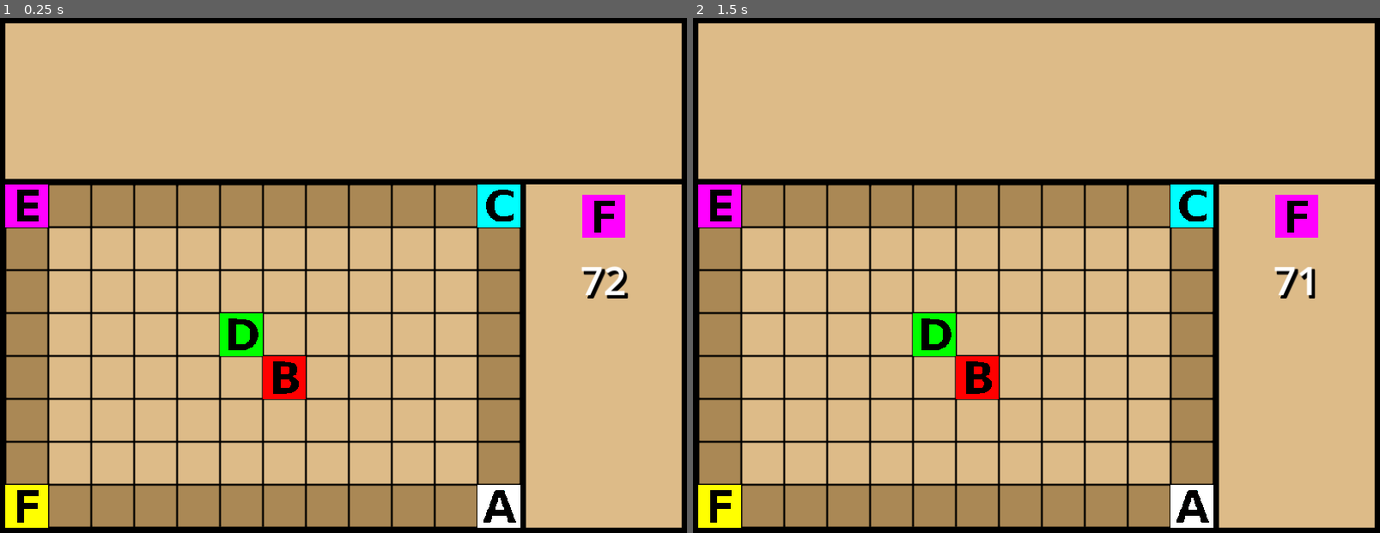
Above: before the commit, frames 1-2 (left to right).
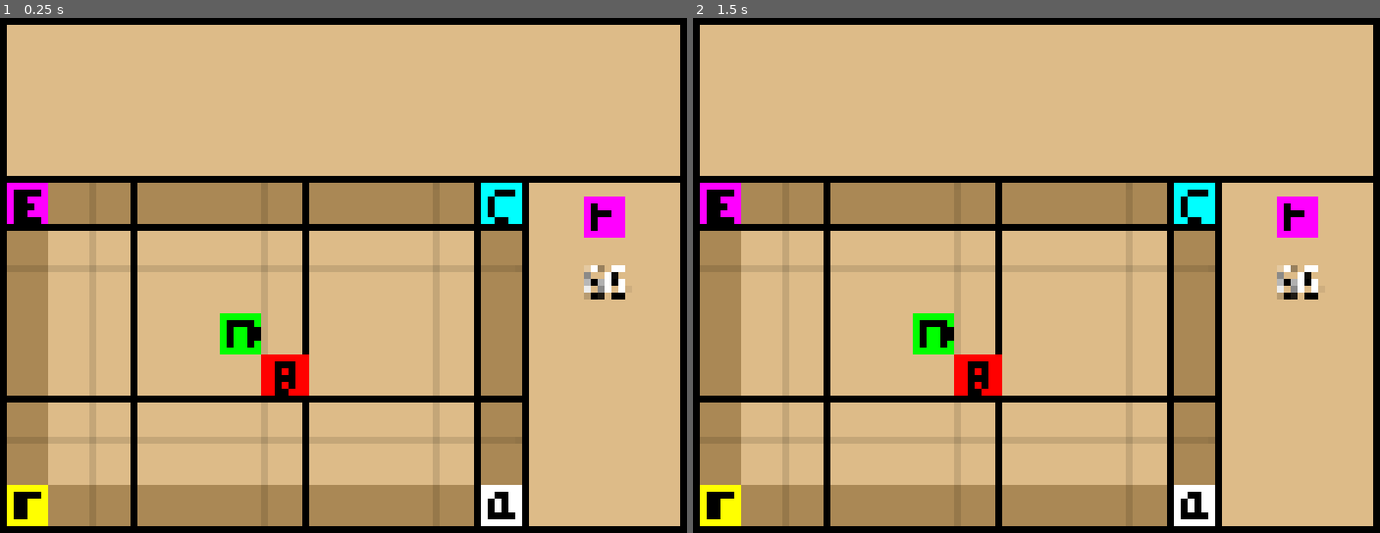
Above: after the commit, the same moments.

Repository: Infini-Creation/Ishid-O-Matic_Reborn
Game: Godot game, scene res://Scenes/game.tscn
The game is run twice, just before and just after one commit, with the same random seed, the same clock (stepped at 60 frames per second) and the same inputs.
Inputs (mouse positions are in pixels of both pictures, inside the frame that each line leads up to):
- Up to frame 1 (0.25 s): no input
- Up to frame 2 (1.5 s): tap Enter at 0.5 s; move the mouse to (1187, 249) at 0.52 s; click (1187, 249) at 0.6 s; tap Space at 1.25 s; move the mouse to (899, 301) at 1.27 s; click (899, 301) at 1.35 s

The runs differ from the first frame. In frame 1, 12% of the frame differs, in the area x 0-100%, y 1-99%; in frame 2, 12%.

Commit message:
late commit (as usual !)
- lot's for changes and fixes
- main game logic
- check for legit move
- next tile display
- use more signals
- replace some hard coded values
- change print statements to debug with a control flag
- and add highlight move feature base code

Diff:
--- a/project/Scripts/grid.gd
+++ b/project/Scripts/grid.gd
@@ -9,6 +9,7 @@
 @export var tile_colors : int
 @export var tile_shapes : int
 @export var player_name : String
+@export var debug_enabled : bool
 
 var avail_tile_shapes = [
 	preload("res://Scenes/tileA.tscn"),
@@ -19,9 +20,16 @@
 	preload("res://Scenes/tileF.tscn")
 ]
 
+# last maybe not used at all
+enum HIGHLIGHT_MODE { HIGHLIGHT_NONE, FIRST_AVAIL_MOVE, ALL_AVAIL_MOVE, RANDOM_MOVE, HIGHER_SCORE_MOVE }
+var highlighted_cells : Array = []
+
 signal deck_initialized
 signal tile_picked
 signal preview_tile
+signal tile_placed
+signal game_end
+signal user_quit
 
 var avail_tile_colors = { "color1" : Color(221,0,221,1), "color2" : Color(0,204,204,1), "color3" : Color(221,0,0,1), "color4" : Color(17,85,255,1), "color5" : Color(0,170,0,1), "color6" : Color(238,170,0,1)}
 
@@ -29,14 +37,23 @@
 var game_board : Array = []
 var deck : Array = []
 var next_tile : Node2D = null
-
-var game_end : bool = false
+var tile_score : int = 0
+var avail_move : int = -1
+
+# to remove soon
+#var game_end : bool = false
 var quit : bool = false
 
+var TilesScore = [1, 2, 4, 8]
 var FourWaysBonus = [25, 50, 100, 200, 400, 600, 800, 1000, 5000, 10000, 25000, 50000]
+var FourWaysCount = 0
+var player1Score = 0
+var player2Score = 0
 
 func _ready():
-	randomize()
+	OS.set_low_processor_usage_mode(true)
+	randomize() #~no longer needed
+
 	game_board = make_2d_array()
 
 	load_highscores()
@@ -49,35 +66,53 @@
 	#	check_move_avail (false => gameover)
 	#	update_score
 
-	if (!game_end and !quit):
-		preview_next_tile(next_tile)
+	# with game_over signal => remove this check
+	if (!quit): #!game_end and
+		if (next_tile == null):
+			next_tile = preview_next_tile()
+			debug("tile="+str(next_tile))
+
+		if (next_tile == null):
+			# game over, win
+			print("no more tile: you WIN !!!")
+
+		#WARNING, MUST be done once no for all iteration of _process func
+		if (avail_move == -1):
+			avail_move = check_available_move(HIGHLIGHT_MODE.HIGHLIGHT_NONE)
+			debug("_process: AM="+str(avail_move))
+			if (avail_move == 0):
+				debug("_process: no more move available, GAME OVER")
+				game_end.emit(false)
+				quit = true #~just temp to exit main loop doing nothing
+
 		var mpos : Vector2 = get_mouse_grid_position()
 		##bad always work without delay/doing nothing when no click issued !
 
-		if (check_position_ok(mpos)):
-			print("position ok, proceed nt="+str(next_tile))
-			if (next_tile == null):
-
-				# update deck & next tile display ONLY when tile is actually put on the board
-				print("pick next tile")
-				next_tile = pick_next_tile()
-				print("tile="+str(next_tile))
-			else:
-				print("tile still not played: "+str(next_tile))
-
-			if (next_tile != null):
-				print ("tile ok, check")
+		if (next_tile != null):
+			# check useless, to remove
+			#debug ("tile ok, check")
+
+			if (check_position_ok(mpos)):
+				debug("position ok, proceed nt="+str(next_tile))
 
 				# here loop: while tile not put on board, stay here
 				if check_adjacent_tiles(next_tile, mpos) == true:
 					add_tile(mpos, next_tile)
-					update_score()
+					pick_next_tile()
 					next_tile = null
+					avail_move = -1
+					#useless update_score()
+
 				else:
-					print ("Tile cannot be put in that cell, keep it in hand")
-			else:
-				print("No more tile")
-				game_end = true
+					##~gameover case TC
+					debug("_process: invalid move")
+					#game_end.emit(false)
+		else:
+			#will be done before, to move there
+			debug("No more tile")
+			#game_end = true
+			game_end.emit(true)
+			quit = true #~just temp to exit main loop doing nothing
 
 
 func make_2d_array():
@@ -114,9 +149,9 @@
 	var mpos = Vector2(-1,-1)
 
 	if Input.is_action_just_pressed("ui_touch"):
-		print ("MouseGblPos:" + str(mouseGblPos) + "  MouseGridPos:" + str(mouseGridPos))
+		debug("MouseGblPos:" + str(mouseGblPos) + "  MouseGridPos:" + str(mouseGridPos))
 		if is_in_grid(mouseGridPos):
-			print ("uitp-> In grid:" + str(mouseGridPos))
+			debug("uitp-> In grid:" + str(mouseGridPos))
 			mpos = mouseGridPos
 			return mpos
 
@@ -127,19 +162,17 @@
 	var tile : Node2D
 
 	for shape in avail_tile_shapes:
+		# there are two of the same tiles in the deck, range (1,3) to loop twice
 		for i in range(1,3):
 			for color in avail_tile_colors:
 				tile = shape.instantiate()
 				tile.modulate = avail_tile_colors[color]
 				tile.color = color
-
-				#if (!starting_deck.has()):
-
 				deck.append(tile)
 
 	#print("Decktmp("+str(deck.size())+")=["+str(deck)+"]")
 	deck.shuffle()
-	print("ID DecktmpS("+str(deck.size())+")=["+str(deck)+"]")
+	debug("ID DecktmpS("+str(deck.size())+")=["+str(deck)+"]")
 	deck_initialized.emit(deck.size())
 
 
@@ -154,67 +187,98 @@
 	var iteration_needed : int = 0
 
 	# TODO hardcoded values here to replace
-	while (shape_picked.size() < 6 and color_picked.size() < 6):
+	while (shape_picked.size() < tile_shapes and color_picked.size() < tile_colors):
 
 		current_tile = deck[deck_index]
 		##deck_index += 1
 
 		iteration_needed += 1
 
-		print("next tile (di="+str(deck_index)+") c=" + current_tile.color + " s=" + current_tile.shape)
-		print("colors picked="+str(color_picked))
-		print("shapes picked="+str(shape_picked))
+		debug("next tile (di="+str(deck_index)+") c=" + current_tile.color + " s=" + current_tile.shape)
+		debug("colors picked="+str(color_picked))
+		debug("shapes picked="+str(shape_picked))
 
 		if (color_picked.has(current_tile.color)):
-			print("color : " + current_tile.color + " have already been picked, rejected")
+			debug("color : " + current_tile.color + " have already been picked, rejected")
 			select_this_tile = false
 		if (shape_picked.has(current_tile.shape)):
-			print("shape : " + current_tile.shape + " have already been picked, rejected")
+			debug("shape : " + current_tile.shape + " have already been picked, rejected")
 			select_this_tile = false
 
-		print("tile selected="+str(select_this_tile))
+		debug("tile selected="+str(select_this_tile))
 
 		if (select_this_tile == true):
-			print("tile["+str(current_tile)+"] added to unique tiles set")
+			debug("tile["+str(current_tile)+"] added to unique tiles set")
 			unique_tiles_set.append(current_tile)
 
 			deck.remove_at(deck_index)
 			color_picked[current_tile.color] = 1
 			shape_picked[current_tile.shape] = 1
 		else:
-			print("tile["+str(current_tile)+"] NOT added to unique tiles set (di="+str(deck_index)+")")
+			debug("tile["+str(current_tile)+"] NOT added to unique tiles set (di="+str(deck_index)+")")
 
 			deck_index += 1
 			current_tile = null
 			select_this_tile = true
 
-	print("Iterations needed=" + str(iteration_needed))
-	print("IB BB=["+str(base_board)+"]")
+	debug("Iterations needed=" + str(iteration_needed))
+	debug("IB BB=["+str(base_board)+"]")
 
 	#TODO: beware if initial game_board does not contains all tiles or more (game variant)
 	for filled_cell in base_board:
 		game_board[filled_cell.x][filled_cell.y] = unique_tiles_set[tileIndex]
 		tileIndex += 1
 		game_board[filled_cell.x][filled_cell.y].position = grid_to_pixel(filled_cell.x, filled_cell.y)
-		print("put tile on:" + str(filled_cell))
+		debug("put tile on:" + str(filled_cell))
 		add_child(game_board[filled_cell.x][filled_cell.y])
 
-	print("IB GB=" + str(game_board))
+	debug("IB GB=" + str(game_board))
+	deck_initialized.emit(deck.size())
 
 
 func check_position_ok(grid_position : Vector2) -> bool:
+	#var there_is_a_move : bool = false
 	#1. check cell is free
 	#2. check tile follow the rules
 	if (grid_position == Vector2(-1,-1)):
 		##print("invalid cell")
 		return false
 	if game_board[grid_position.x][grid_position.y] == null:
-		print("Cell["+str(grid_position)+"]:"+str(game_board[grid_position.x][grid_position.y]))
+		debug("CPOk: Cell["+str(grid_position)+"]:"+str(game_board[grid_position.x][grid_position.y]))
 		return true
+		#print ("check_position_ok: no more move available")
+		#game_end.emit(false)
+		#return false
 	else:
-		print("Cell["+str(grid_position)+"] is occupied")
+		debug("Cell["+str(grid_position)+"] is occupied")
 
 	return false
+
+
+func check_available_move(highlight_mode : HIGHLIGHT_MODE) -> int:
+	var avail_move : int = 0
+
+	for column in range(0, board_width):
+		for row in range(0, board_height):
+			debug("CAM: check cell ["+str(column)+","+str(row)+"]")
+			if (game_board[column][row] != null):
+				debug("CAM: cell is already occupied, skip")
+			elif check_adjacent_tiles(next_tile, Vector2(column, row)) == true:
+				debug("CAM: Move found["+str(column)+","+str(row)+"]")
+				if (highlight_mode == HIGHLIGHT_MODE.FIRST_AVAIL_MOVE):
+					avail_move = 1
+				elif (highlight_mode == HIGHLIGHT_MODE.ALL_AVAIL_MOVE or highlight_mode == HIGHLIGHT_MODE.RANDOM_MOVE):
+					highlighted_cells.append(Vector2(column, row))
+				elif (highlight_mode == HIGHLIGHT_MODE.HIGHLIGHT_NONE):
+					avail_move += 1
+
+	if (highlight_mode == HIGHLIGHT_MODE.RANDOM_MOVE):
+		pass #pick one item from array
+
+	if (highlight_mode != HIGHLIGHT_MODE.HIGHLIGHT_NONE):
+		pass # actually lit the selected tiles
+
+	return avail_move
 
 
 func pick_next_tile() -> Node2D:
@@ -222,33 +286,39 @@
 
 	if (deck.size() > 0):
 		tile = deck.pop_front()
-		print("PiNT: (ds="+str(deck.size())+")  Tile=["+str(tile)+"]")
+		debug("PiNT: (ds="+str(deck.size())+")  Tile=["+str(tile)+"]")
 		tile_picked.emit()
 
 	return tile
 
 
 func add_tile(grid_position : Vector2, tile : Node2D) -> void:
-	print("AT: addtile called: pos=["+str(grid_position)+"] t=["+str(tile)+"]")
+	debug("AT: addtile called: pos=["+str(grid_position)+"] t=["+str(tile)+"]")
 	tile.position = grid_to_pixel(grid_position.x, grid_position.y)
 	game_board[grid_position.x][grid_position.y] = tile
 	add_child(tile)
-
-
+	update_score(tile_score)
+
+
+#replace : bool => int (score) 0 or -1 as previous false
 func check_adjacent_tiles(tile : Node2D, grid_position : Vector2) -> bool:
 
 	# 2D array where second level hold same color (idx 0) and same shape (idx 1) properties
 	var adjacent_tiles : Array = [ [null,null], [null,null], [null,null], [null,null] ]
 	var adjacent_index : int = 0
+	var allowed_move : bool = false
+
+	if (tile == null or grid_position == null):
+		return false
 
 	if grid_position.x > 0 and game_board[grid_position.x-1][grid_position.y] != null:
 
 		if game_board[grid_position.x-1][grid_position.y].shape == tile.shape:
-			print("tile in x-1,y pos has same shape")
+			debug("tile in x-1,y pos has same shape")
 
 		adjacent_tiles[adjacent_index][0] = game_board[grid_position.x-1][grid_position.y].shape == tile.shape
 		if game_board[grid_position.x-1][grid_position.y].color == tile.color:
-			print("tile in x-1,y pos has same color")
+			debug("tile in x-1,y pos has same color")
 
 		adjacent_tiles[adjacent_index][1] = game_board[grid_position.x-1][grid_position.y].color == tile.color
 		adjacent_index += 1
@@ -256,11 +326,11 @@
 	if grid_position.x < 11 and game_board[grid_position.x+1][grid_position.y] != null:
 
 		if game_board[grid_position.x+1][grid_position.y].shape == tile.shape:
-			print("tile in x+1,y pos has same shape")
+			debug("tile in x+1,y pos has same shape")
 
 		adjacent_tiles[adjacent_index][0] = game_board[grid_position.x+1][grid_position.y].shape == tile.shape
 		if game_board[grid_position.x+1][grid_position.y].color == tile.color:
-			print("tile in x+1,y pos has same color")
+			debug("tile in x+1,y pos has same color")
 
 		adjacent_tiles[adjacent_index][1] = game_board[grid_position.x+1][grid_position.y].color == tile.color
 		adjacent_index += 1
@@ -268,11 +338,11 @@
 	if grid_position.y > 0 and game_board[grid_position.x][grid_position.y-1] != null:
 
 		if game_board[grid_position.x][grid_position.y-1].shape == tile.shape:
-			print("tile in x,y-1 pos has same shape")
+			debug("tile in x,y-1 pos has same shape")
 
 		adjacent_tiles[adjacent_index][0] = game_board[grid_position.x][grid_position.y-1].shape == tile.shape
 		if game_board[grid_position.x][grid_position.y-1].color == tile.color:
-			print("tile in x,y-1 pos has same color")
+			debug("tile in x,y-1 pos has same color")
 
 		adjacent_tiles[adjacent_index][1] = game_board[grid_position.x][grid_position.y-1].color == tile.color
 		adjacent_index += 1
@@ -280,70 +350,96 @@
 	if grid_position.y < 7 and game_board[grid_position.x][grid_position.y+1] != null:
 
 		if game_board[grid_position.x][grid_position.y+1].shape == tile.shape:
-			print("tile in x,y+1 pos has same shape")
+			debug("tile in x,y+1 pos has same shape")
 
 		adjacent_tiles[adjacent_index][0] = game_board[grid_position.x][grid_position.y+1].shape == tile.shape
 		if game_board[grid_position.x][grid_position.y+1].color == tile.color:
-			print("tile in x,y+1 pos has same color")
+			debug("tile in x,y+1 pos has same color")
 
 		adjacent_tiles[adjacent_index][1] = game_board[grid_position.x][grid_position.y+1].color == tile.color
 		adjacent_index += 1
 
-	print ("CAT: adji="+str(adjacent_index)+" adjt="+str(adjacent_tiles))
-
+	debug("CAT: adji="+str(adjacent_index)+" adjt="+str(adjacent_tiles))
+
+	# need a way to return nb adj tiles too
+	# => replace bool by adjcent tiles, no need to use signal for this
+	# 0 = false = no move
 	match adjacent_index:
 		0:
-			print("no neighbor case => FALSE")
+			debug("no neighbor case => FALSE")
 			return false
 		1:
-			print("one neighbor case:")
-			return (adjacent_tiles[0][0] or adjacent_tiles[0][1])
+			debug("one neighbor case")
+			allowed_move = adjacent_tiles[0][0] or adjacent_tiles[0][1]
+			if allowed_move == true:
+				tile_placed.emit(1)
+				return true
 		2:
-			print("two neighbors case:")
-			return (adjacent_tiles[0][0] and adjacent_tiles[1][1]) or (adjacent_tiles[0][1] and adjacent_tiles[1][0])
+			debug("two neighbors case")
+			allowed_move = (adjacent_tiles[0][0] and adjacent_tiles[1][1]) or (adjacent_tiles[0][1] and adjacent_tiles[1][0])
+			if allowed_move == true:
+				tile_placed.emit(2)
+				return true
 		3:
-			print("three neighbors case:")
-			return ((adjacent_tiles[0][0] and adjacent_tiles[1][1] and adjacent_tiles[2][1]) or
+			debug("three neighbors case")
+			allowed_move = ((adjacent_tiles[0][0] and adjacent_tiles[1][1] and adjacent_tiles[2][1]) or
 					(adjacent_tiles[1][0] and adjacent_tiles[0][1] and adjacent_tiles[2][1]) or
 					(adjacent_tiles[2][0] and adjacent_tiles[0][1] and adjacent_tiles[1][1]) or
 					(adjacent_tiles[0][1] and adjacent_tiles[1][0] and adjacent_tiles[2][0]) or
 					(adjacent_tiles[1][1] and adjacent_tiles[0][0] and adjacent_tiles[2][0]) or
 					(adjacent_tiles[2][1] and adjacent_tiles[0][0] and adjacent_tiles[1][0]))
+			if allowed_move == true:
+				tile_placed.emit(3)
+				return true
 		4:
-			print("four neighbors case:")
-			return ((adjacent_tiles[0][0] and adjacent_tiles[1][0] and adjacent_tiles[2][1] and adjacent_tiles[3][1]) or
+			debug("four neighbors case")
+			allowed_move = ((adjacent_tiles[0][0] and adjacent_tiles[1][0] and adjacent_tiles[2][1] and adjacent_tiles[3][1]) or
 					(adjacent_tiles[0][0] and adjacent_tiles[1][1] and adjacent_tiles[2][0] and adjacent_tiles[3][1]) or
 					(adjacent_tiles[0][0] and adjacent_tiles[1][1] and adjacent_tiles[2][1] and adjacent_tiles[3][0]) or
 					(adjacent_tiles[0][1] and adjacent_tiles[1][1] and adjacent_tiles[2][0] and adjacent_tiles[3][0]) or
 					(adjacent_tiles[0][1] and adjacent_tiles[1][0] and adjacent_tiles[2][1] and adjacent_tiles[3][0]) or
 					(adjacent_tiles[0][1] and adjacent_tiles[1][0] and adjacent_tiles[2][0] and adjacent_tiles[3][1]))
+			if allowed_move == true:
+				tile_placed.emit(4)
+				return true
 
 	return false
 
 
-func preview_next_tile(following_tile : Node2D) -> void:
+func preview_next_tile() -> Node2D:
 	var tile : Node2D
 
-	if (following_tile != null):
-		preview_tile.emit(following_tile)
-		tile = following_tile
+	#if (following_tile != null):
+	#	preview_tile.emit(following_tile, avail_tile_colors[following_tile.color])
+	#	tile = following_tile
+	if (deck.size() > 0):
+		tile = deck[0]
+
+		if (tile != null):
+			preview_tile.emit(tile, avail_tile_colors[tile.color])
+			return tile
+		else:
+			return null
 	else:
-		if (deck.size() > 0):
-			tile = deck[0]
-
-		else:
-			pass #print("No more tile")
-			# reset tile text or add an empty deck icon
-
-	if (tile != null):
-		preview_tile.emit(tile, avail_tile_colors[tile.color])
-
-
-
-func update_score():
+		#print("No more tile") +~emit signal nomoretile
+		return null
+		# reset tile text or add an empty deck icon
+
+
+# ~not used
+func update_score(score : int) -> void:
+	player1Score += TilesScore[score - 1]
+	if (score == 4):
+		player1Score += FourWaysBonus[FourWaysCount]
+		FourWaysCount += 1
+	debug("Player1 score=" + str(player1Score) + "(4wc="+str(FourWaysCount)+")")
+
+
+func highlight_cell(cell : Vector2) -> void:
 	pass
 
 
+# ~game_end signal => call this to do some work and ~display game over screen => fill name => highscore
 func game_over():
 	pass
 
@@ -354,3 +450,12 @@
 
 func load_highscores():
 	pass
+
+
+func debug(msg : String) -> void:
+	if (debug_enabled == true):
+		print(msg)
+
+func _on_tile_placed(score : int) -> void:
+	debug("otp: score=" + str(score))
+	tile_score = score
